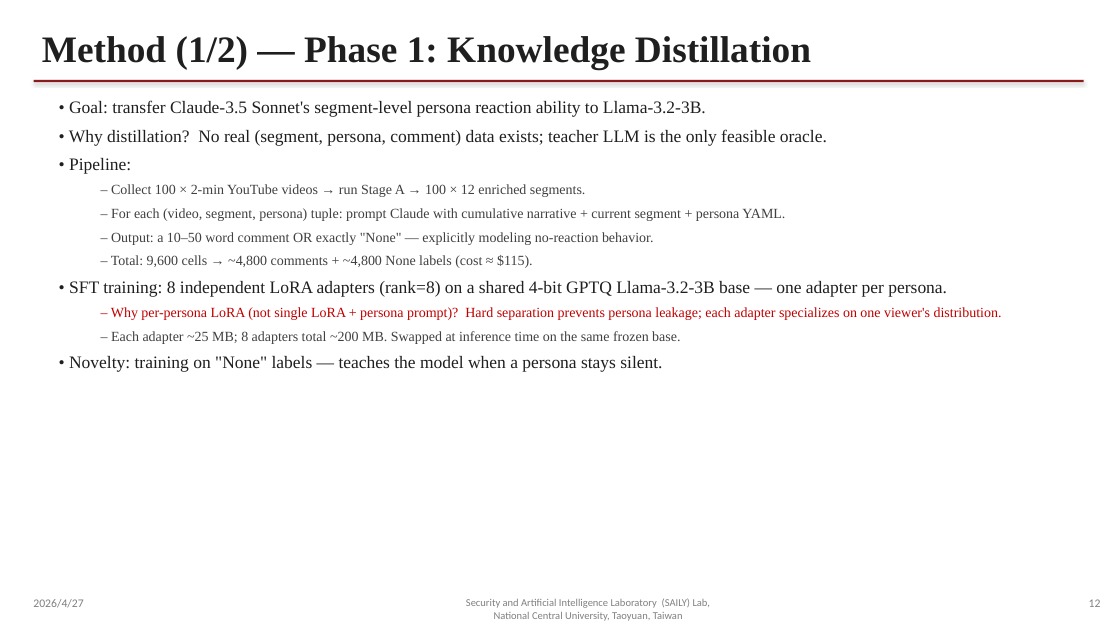
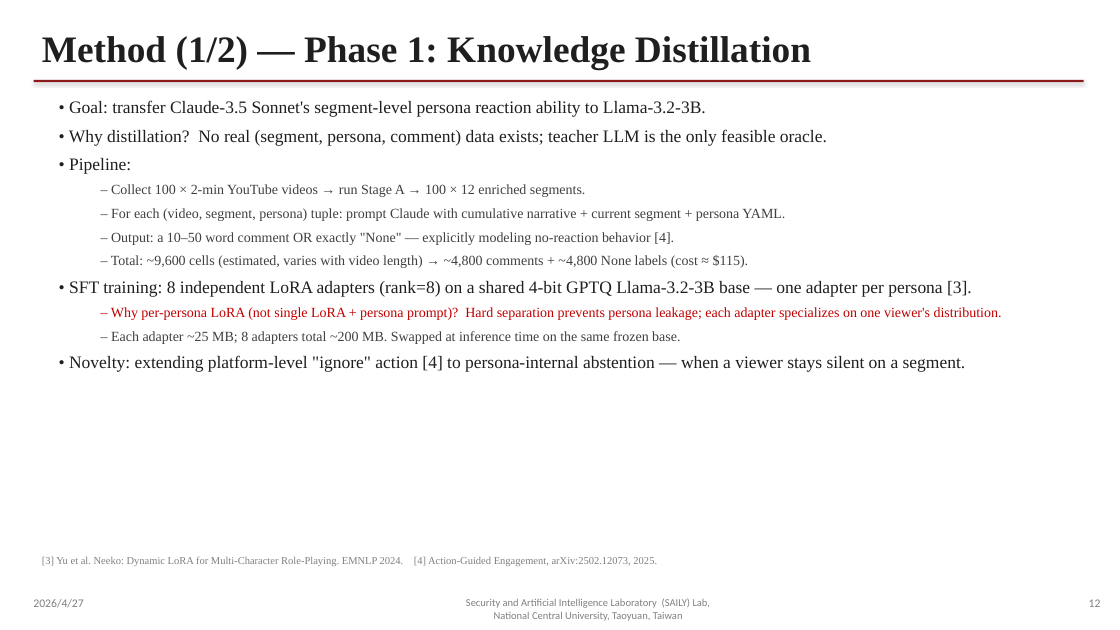
Before and after one commit to box755/simlens-research, a slide deck: slide 12 of SimLens_Proposal_2026-04-27.pptx. Drawn at 1120x630 pixels with LibreOffice and Linux fonts; fonts in the diff are those of the drawing. Boxes give left, top, right and bottom in pixels: in the first picture for what was removed or moved away, otherwise in the second. Text is boxed around its words. In the diff, an @@ line names an element or a change of style, - is before the commit and + after.

```diff
--- a/SimLens_Proposal_2026-04-27.pptx
+++ b/SimLens_Proposal_2026-04-27.pptx
@@ text at (69, 232, 972, 297): text changed @@
-  – Output: a 10–50 word comment OR exactly "None" — explicitly modeling no-reaction behavior.
-  – Total: 9,600 cells → ~4,800 comments + ~4,800 None labels (cost ≈ $115).
-• SFT training: 8 independent LoRA adapters (rank=8) on a shared 4-bit GPTQ Llama-3.2-3B base — one adapter per persona.
+  – Output: a 10–50 word comment OR exactly "None" — explicitly modeling no-reaction behavior [4].
+  – Total: ~9,600 cells (estimated, varies with video length) → ~4,800 comments + ~4,800 None labels (cost ≈ $115).
+• SFT training: 8 independent LoRA adapters (rank=8) on a shared 4-bit GPTQ Llama-3.2-3B base — one adapter per persona [3].
@@ text at (69, 355, 966, 372): text changed @@
-• Novelty: training on "None" labels — teaches the model when a persona stays silent.
+• Novelty: extending platform-level "ignore" action [4] to persona-internal abstention — when a viewer stays silent on a segment.
@@ text added at (42, 556, 657, 566), 9 pt, text #808080 @@
+[3] Yu et al. Neeko: Dynamic LoRA for Multi-Character Role-Playing. EMNLP 2024. [4] Action-Guided Engagement, arXiv:2502.12073, 2025.
```
Also in this commit, not shown: 7 other slides changed, 6 other files.
